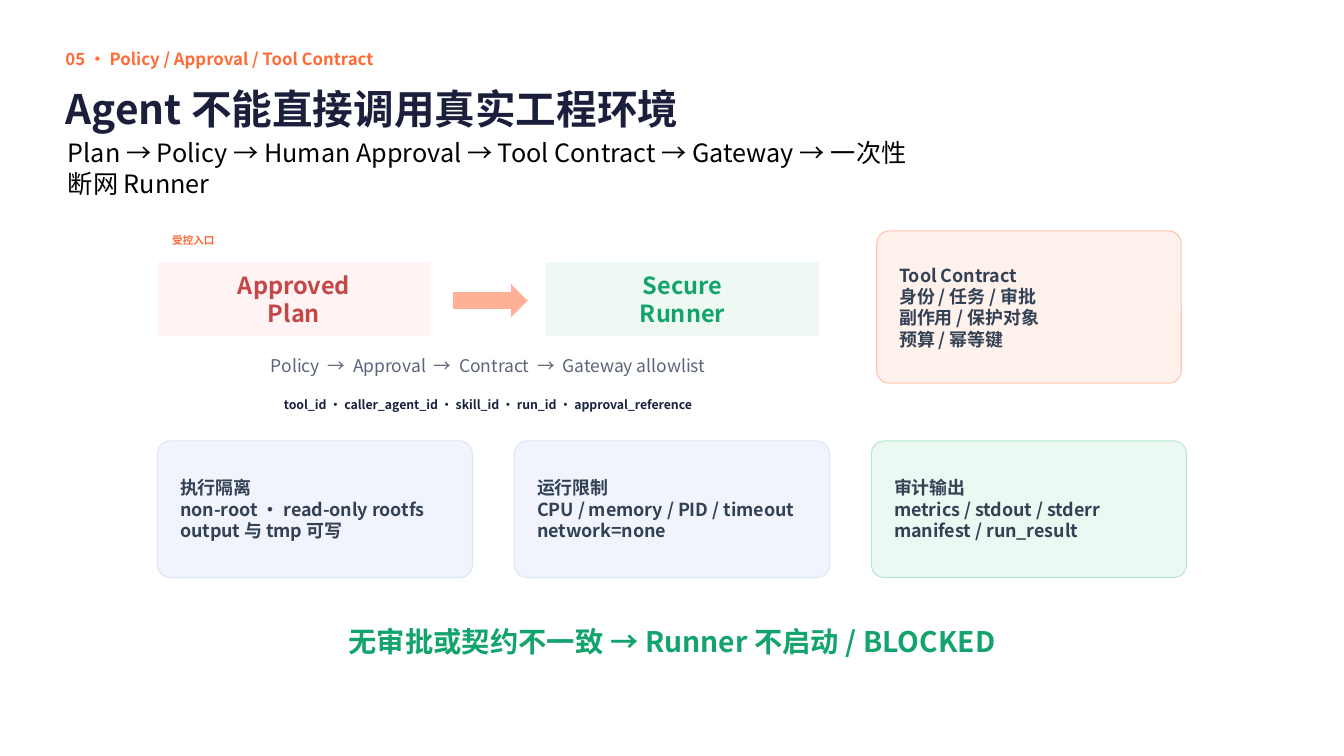
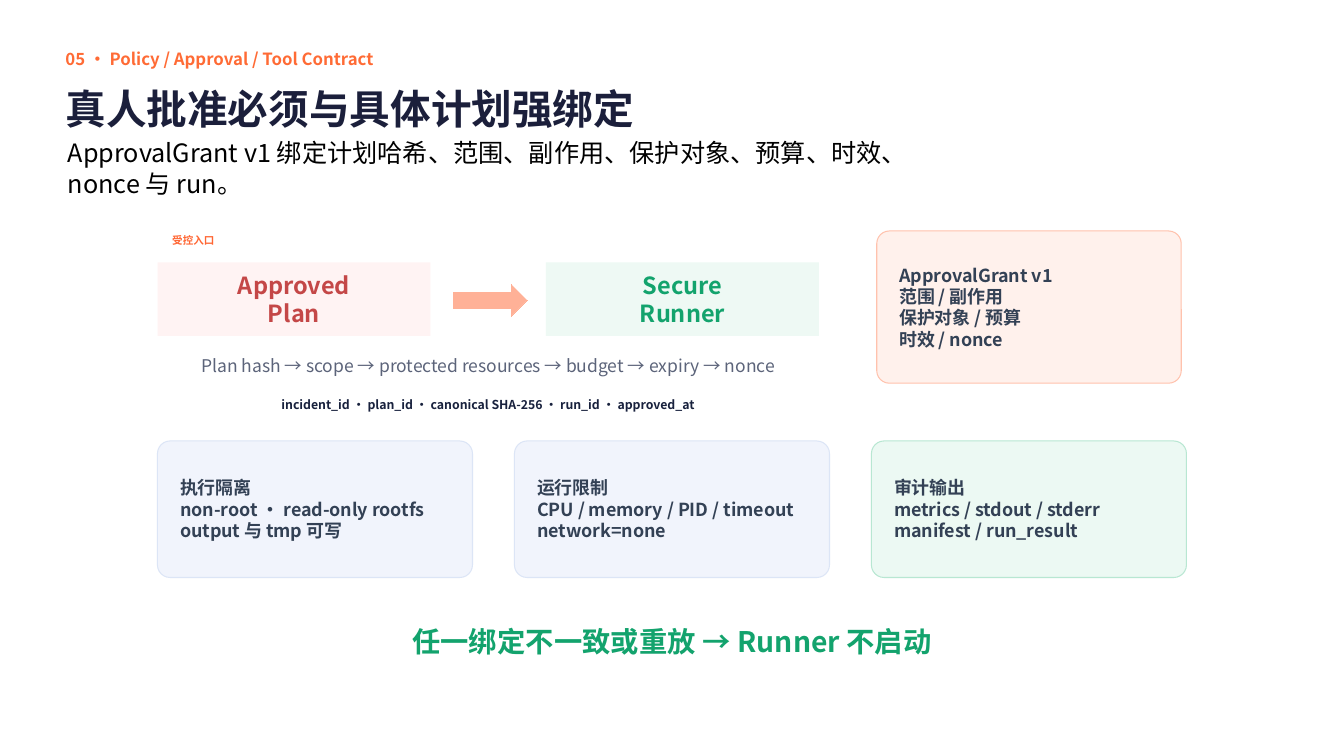
Before and after one commit to JAKIIC/LabOps-Guard, a slide deck: slide 8 of submission/LabOps-Guard-GOAI-复赛方案-v1.0-rc1.pptx. Drawn at 1344x756 pixels with LibreOffice and Linux fonts; fonts in the diff are those of the drawing. Boxes give left, top, right and bottom in pixels: in the first picture for what was removed or moved away, otherwise in the second. Text is boxed around its words. In the diff, an @@ line names an element or a change of style, - is before the commit and + after.

```diff
--- a/submission/LabOps-Guard-GOAI-复赛方案-v1.0-rc1.pptx
+++ b/submission/LabOps-Guard-GOAI-复赛方案-v1.0-rc1.pptx
@@ text at <box>65,89,634,128</box>: text changed @@
-Agent 不能直接调用真实工程环境
+真人批准必须与具体计划强绑定
@@ text at <box>68,140,907,195</box>: text changed @@
-Plan → Policy → Human Approval → Tool Contract → Gateway → 一次性断网 Runner
+ApprovalGrant v1 绑定计划哈希、范围、副作用、保护对象、预算、时效、nonce 与 run。
@@ text in rounded rectangle at <box>899,267,1053,348</box>: text changed @@
-Tool Contract
-身份 / 任务 / 审批
-副作用 / 保护对象
-预算 / 幂等键
+ApprovalGrant v1
+范围 / 副作用
+保护对象 / 预算
+时效 / nonce
@@ text at <box>201,358,775,377</box>: text changed @@
-Policy → Approval → Contract → Gateway allowlist
+Plan hash → scope → protected resources → budget → expiry → nonce
@@ text at <box>281,399,695,412</box>: text changed @@
-tool_id · caller_agent_id · skill_id · run_id · approval_reference
+incident_id · plan_id · canonical SHA-256 · run_id · approved_at
@@ text at <box>412,627,932,655</box>: text changed @@
-无审批或契约不一致 → Runner 不启动 / BLOCKED
+任一绑定不一致或重放 → Runner 不启动
```
Also in this commit, not shown: 6 other slides changed, 13 other files.
